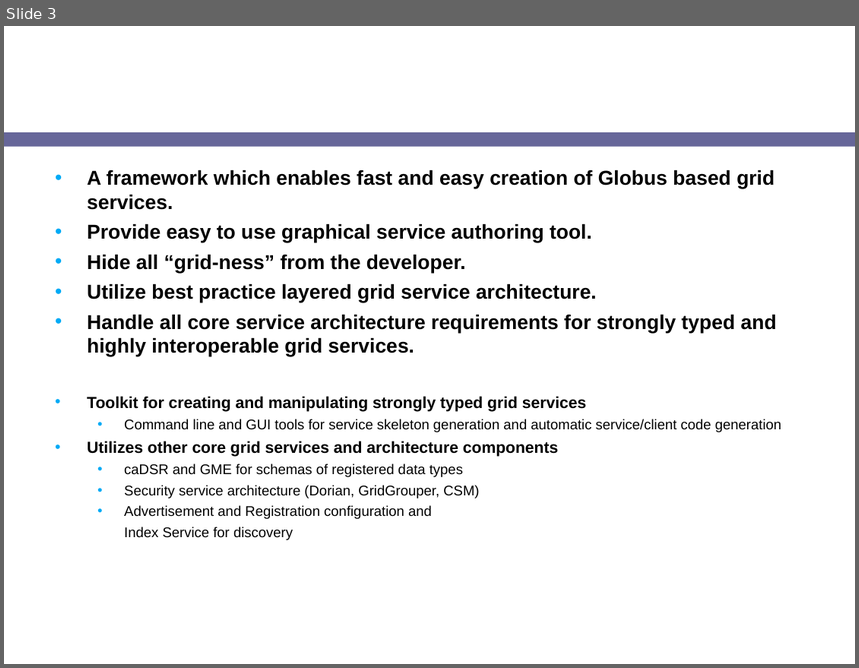
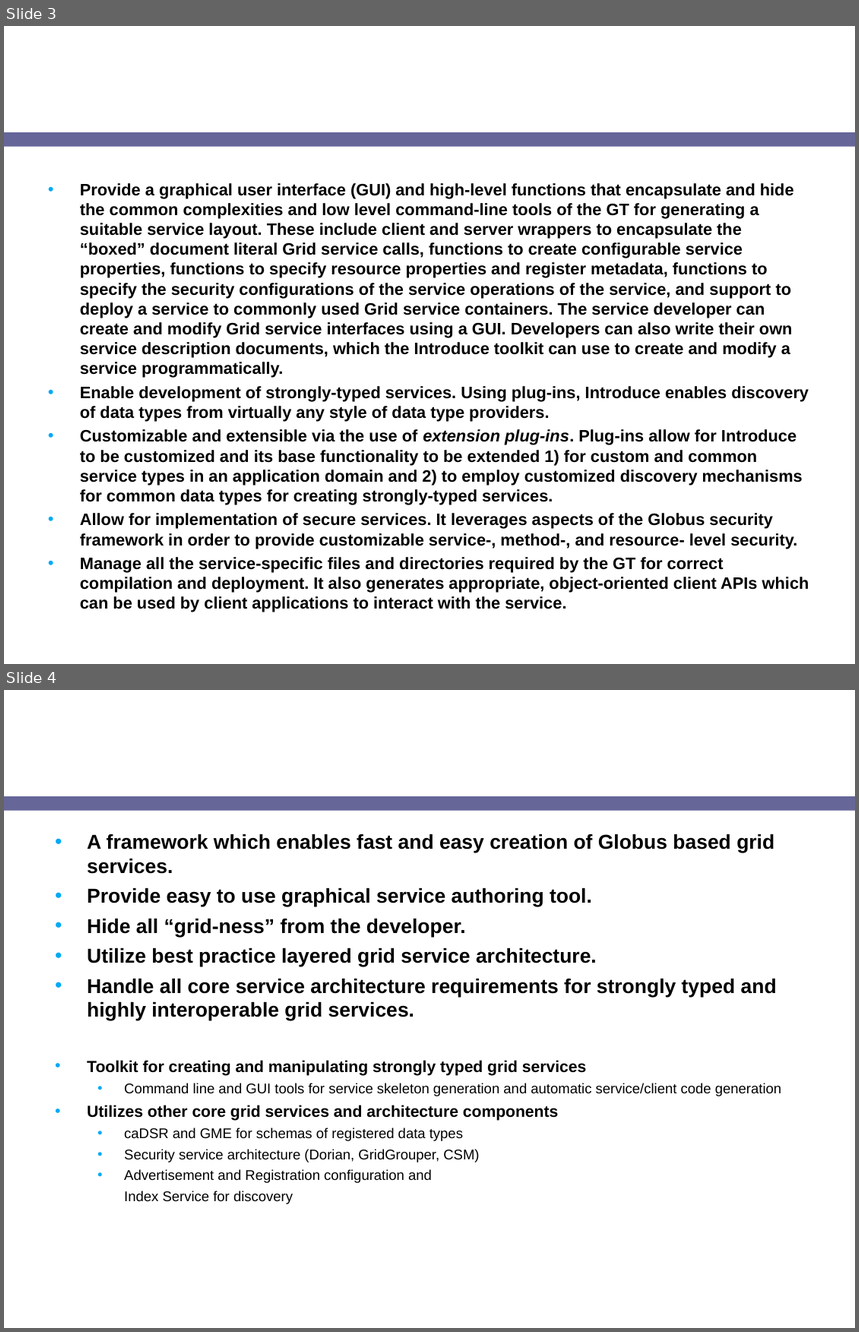
Before and after one commit to NCIP/cagrid-docs, a slide deck: presentations/introduce/Introduce-1.1-OGF-21.ppt. Shown one above the other, each under a label of ours: slide 3 before the commit, slides 3 and 4 after it. The pictures are 859x668 and 859x1332 pixels, drawn with LibreOffice and Linux fonts; fonts in the diff are those of the drawing; background and template pictures are left out. Boxes give left, top, right and bottom in pixels: in the first picture for what was removed or moved away, otherwise in the second. Text is boxed around its words. In the diff, an @@ line names an element or a change of style, - is before the commit and + after.

```diff
--- a/presentations/introduce/Introduce-1.1-OGF-21.ppt
+++ b/presentations/introduce/Introduce-1.1-OGF-21.ppt
@@ slide 3 added at (4,26,855,664), background picture (left out); not listed: 1 template element that a slide beside it also shows @@
@@ title added at (32,26,671,126), 24 pt, text #FFFFFF, bold @@
+One stop shop for grid service development
@@ text added at (80,183,810,613), 14 pt, text #000000, bold @@
+• Provide a graphical user interface (GUI) and high-level functions that encapsulate and hide the common complexities and low level command-line tools of the GT for generating a suitable service layout. These include client and server wrappers to encapsulate the “boxed” document literal Grid service calls, functions to create configurable service properties, functions to specify resource properties and register metadata, functions to specify the security configurations of the service operations of the service, and support to deploy a service to commonly used Grid service containers. The service developer can create and modify Grid service interfaces using a GUI. Developers can also write their own service description documents, which the Introduce toolkit can use to create and modify a service programmatically.
+• Enable development of strongly-typed services. Using plug-ins, Introduce enables discovery of data types from virtually any style of data type providers.
+• Customizable and extensible via the use of extension plug-ins. Plug-ins allow for Introduce to be customized and its base functionality to be extended 1) for custom and common service types in an application domain and 2) to employ customized discovery mechanisms for common data types for creating strongly-typed services.
+• Allow for implementation of secure services. It leverages aspects of the Globus security framework in order to provide customizable service-, method-, and resource- level security.
+• Manage all the service-specific files and directories required by the GT for correct compilation and deployment. It also generates appropriate, object-oriented client APIs which can be used by client applications to interact with the service.
@@ what was slide 3 is now slide 4 @@
```
Also in this commit, not shown: 5 slides changed, 6 other slides added, 3 slides removed.
